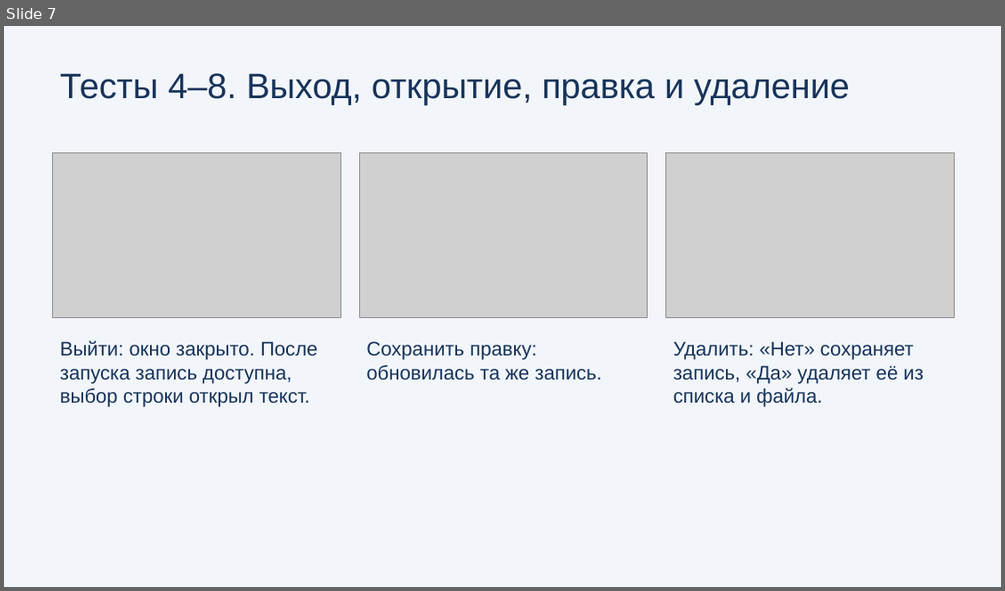
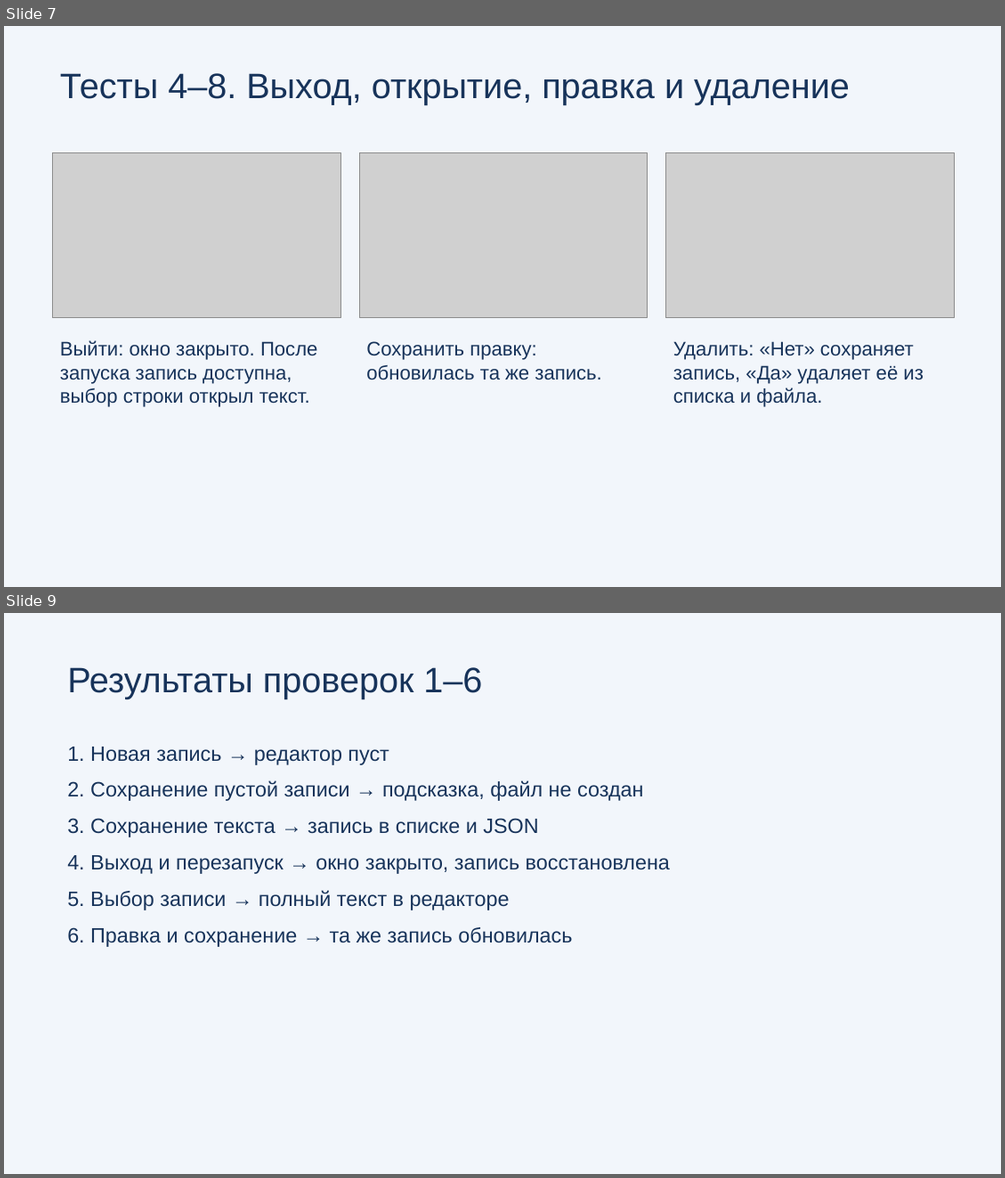
Before and after one commit to ArtikM1106/python-notes-manager, a slide deck: presentation.pptx. Shown one above the other, each under a label of ours: slide 7 before the commit, slides 7 and 9 after it; the slides between them are not shown. The pictures are 1005x591 and 1005x1178 pixels, drawn with LibreOffice and Linux fonts; fonts in the diff are those of the drawing; grey boxes stand for pictures. Boxes give left, top, right and bottom in pixels: in the first picture for what was removed or moved away, otherwise in the second. Text is boxed around its words. In the diff, an @@ line names an element or a change of style, - is before the commit and + after.

```diff
--- a/presentation.pptx
+++ b/presentation.pptx
@@ slide 9 added at <box>4,613,1001,1174</box>, background #F2F6FB @@
@@ text added at <box>67,667,482,699</box>, 34 pt, text #17335A @@
+Результаты проверок 1–6
@@ text added at <box>67,747,670,947</box>, 20 pt, text #17335A @@
+1. Новая запись → редактор пуст
+2. Сохранение пустой записи → подсказка, файл не создан
+3. Сохранение текста → запись в списке и JSON
+4. Выход и перезапуск → окно закрыто, запись восстановлена
+5. Выбор записи → полный текст в редакторе
+6. Правка и сохранение → та же запись обновилась
```
Also in this commit, not shown: 3 other slides added, 1 slide removed, 2 other files.
